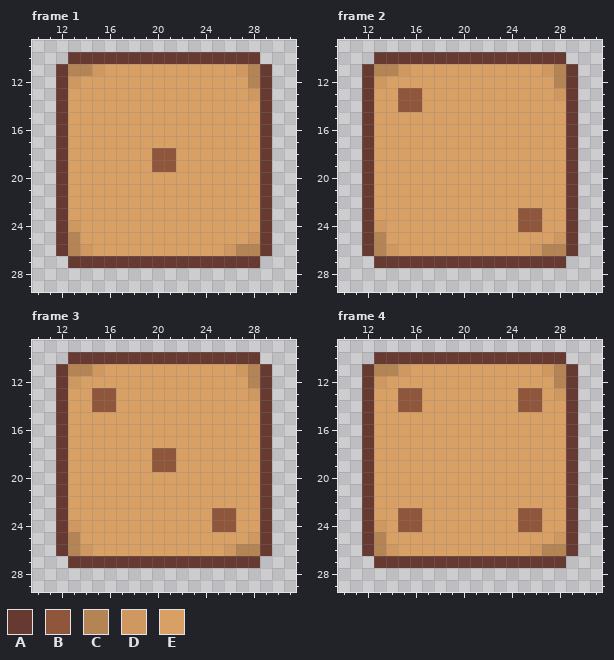
Two versions of one pixel-art file, SpilProg2 MirrorDB/Assets/Sprites/Dices/individual dices.aseprite. The picture above was drawn from the file before the commit.
40x40 pixels, 6 frames. Colours within 5 levels of each other are drawn and written as one. Shown: frame 1: x 10..31, y 9..29; frame 2: x 10..31, y 9..29; frame 3: x 10..31, y 9..29; frame 4: x 10..31, y 9..29. The commit also changed other frames, which this record leaves out.
Palette (. is transparent): A #663931  B #8f563b  C #b48454  D #cf9860  E #d9a066
After the commit:
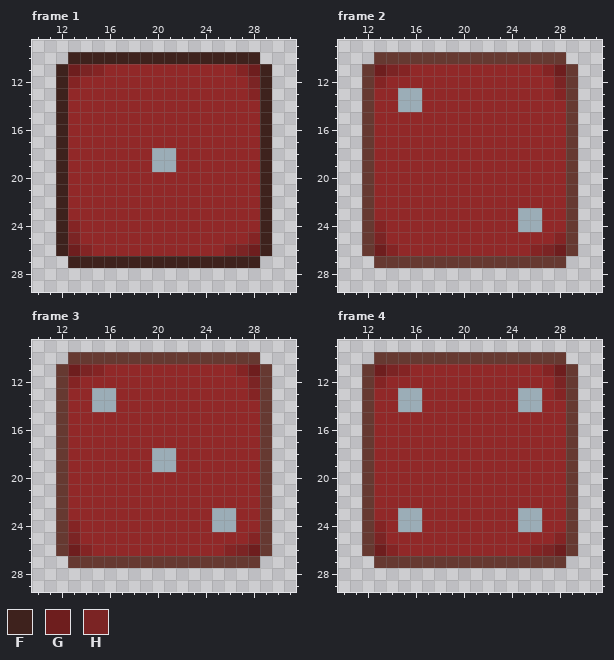
Colours new in this view: F #3e221d  G #6e1e1e  H #7b2424
Edits made:
Colour B changes from #8f563b to #9badb7.
Colour D changes from #cf9860 to #842424.
Colour E changes from #d9a066 to #912828.
Frame 1:
The author changed colour A to colour F in row 10 at x 13 to 28; in rows 11 to 26 at x 12 and 29; in row 27 at x 13 to 28.
The author changed colour C to colour G in row 11 at x 13 and 28; in row 26 at x 13 and 28.
The author changed colour C to colour H in row 11 at x 14; in row 12 at x 28; in row 25 at x 13; in row 26 at x 27.
Frame 2:
The author changed colour C to colour G in row 11 at x 13 and 28; in row 26 at x 13 and 28.
The author changed colour C to colour H in row 11 at x 14; in row 12 at x 28; in row 25 at x 13; in row 26 at x 27.
Frame 3: the same change as frame 2
Frame 4: the same change as frame 2
Boxes around the changes in both pictures, in picture pixels (x1, y1, x2, y2):
changed: (56, 52, 272, 268)
changed: (374, 64, 566, 256)
changed: (68, 364, 260, 556)
changed: (374, 364, 566, 556)
